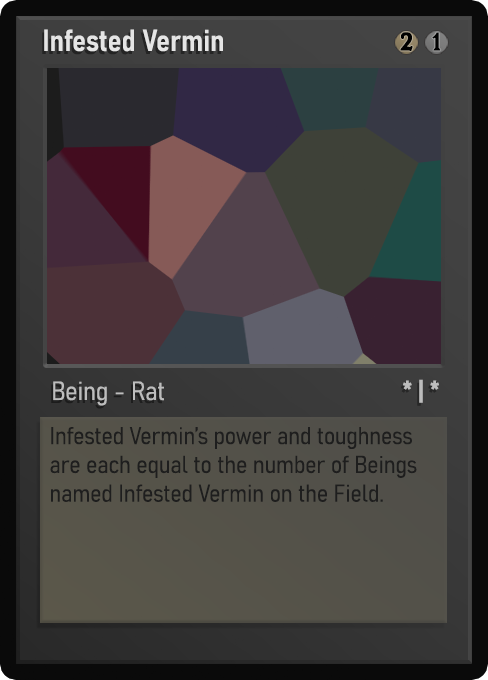
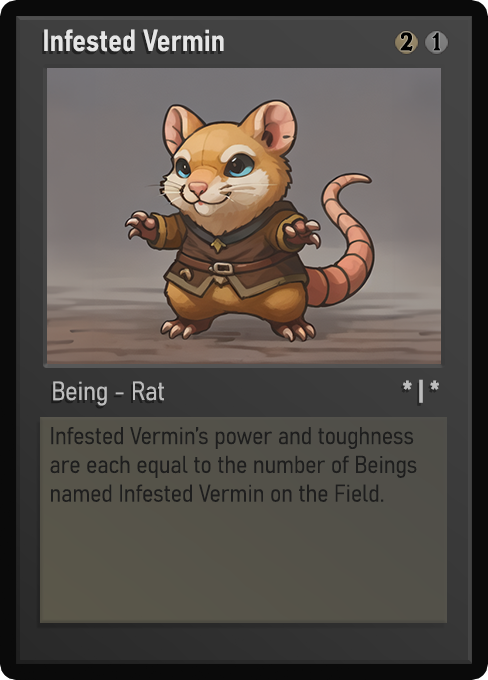
Before/after of a 488 × 680 layered artwork. What changed in the layer stack:
painted on "Name" over 61, 29, 224, 52
painted on "Class" over 53, 381, 156, 405
painted on "Desc_norm" over 55, 427, 417, 502
painted on "Artwork" over 47, 68, 441, 364
